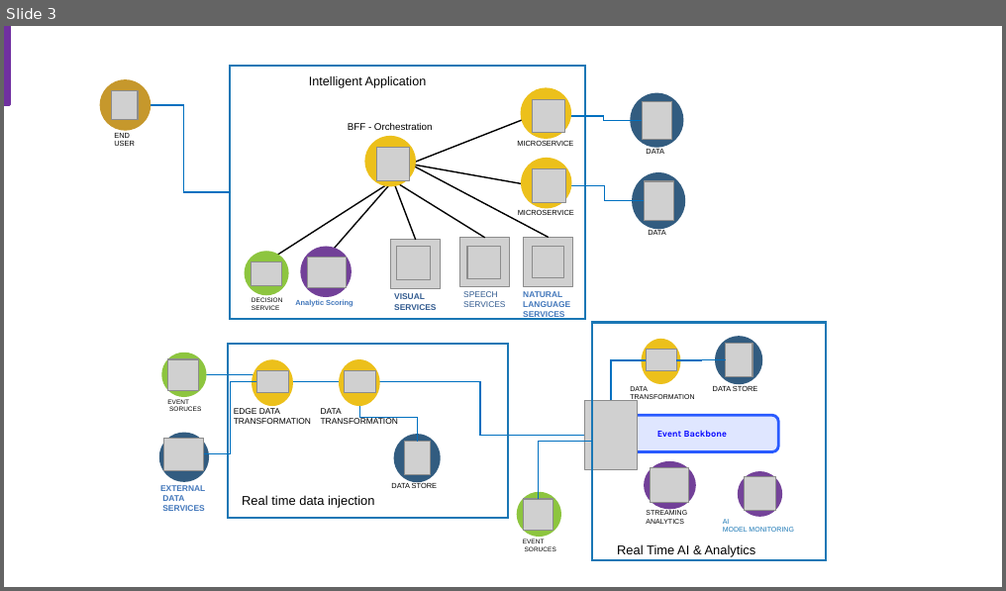
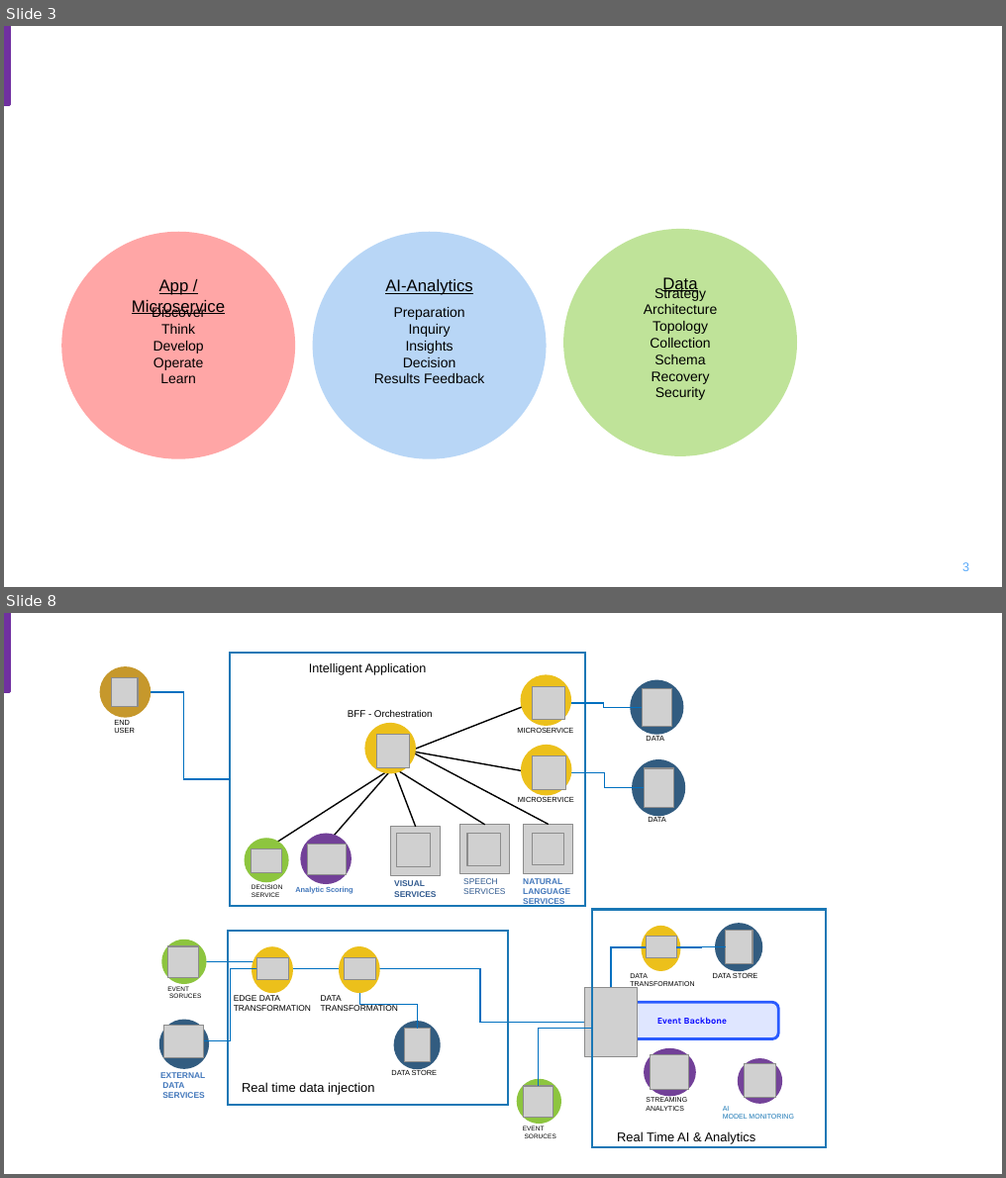
Before and after one commit to ibm-cloud-architecture/refarch-data-ai-analytics, a slide deck: docs/AI-Data-ML-ArchitectureDiagrams.pptx. Shown one above the other, each under a label of ours: slide 3 before the commit, slides 3 and 8 after it; the slides between them are not shown. The pictures are 1006x591 and 1006x1178 pixels, drawn with LibreOffice and Linux fonts; fonts in the diff are those of the drawing; grey boxes stand for pictures; background and template pictures are left out. Boxes give left, top, right and bottom in pixels: in the first picture for what was removed or moved away, otherwise in the second. Text is boxed around its words. In the diff, an @@ line names an element or a change of style, - is before the commit and + after.

```diff
--- a/docs/AI-Data-ML-ArchitectureDiagrams.pptx
+++ b/docs/AI-Data-ML-ArchitectureDiagrams.pptx
@@ slide 3 added at (x1=4, y1=26, x2=1002, y2=587), background #FFFFFF; not listed: 1 template element that a slide beside it also shows @@
@@ ellipse added at (x1=61, y1=232, x2=295, y2=459), fill #FF0000 at 35% opacity, 10 pt, text #000000 @@
+Discover
+Think
+Develop
+Operate
+Learn
@@ ellipse added at (x1=312, y1=232, x2=546, y2=459), fill #348CE7 at 35% opacity, 10 pt, text #000000 @@
+Preparation
+Inquiry
+Insights
+Decision
+Results Feedback
@@ ellipse added at (x1=563, y1=229, x2=797, y2=456), fill #92D050 at 58% opacity, 10 pt, text #000000 @@
+Strategy
+Architecture
+Topology
+Collection
+Schema
+Recovery
+Security
@@ text added at (x1=132, y1=279, x2=225, y2=316), 12 pt, text #000000, underline @@
+App / Microservice
@@ text added at (x1=385, y1=279, x2=473, y2=295), 12 pt, text #000000, underline @@
+AI-Analytics
@@ text added at (x1=662, y1=277, x2=697, y2=293), 12 pt, text #000000, underline @@
+Data
@@ page number added at (x1=962, y1=563, x2=969, y2=571), 9 pt, text #5AAAFA @@
+3
@@ what was slide 3 is now slide 8 @@
```
Also in this commit, not shown: 2 slides changed, 4 other slides added, 5 other files.
